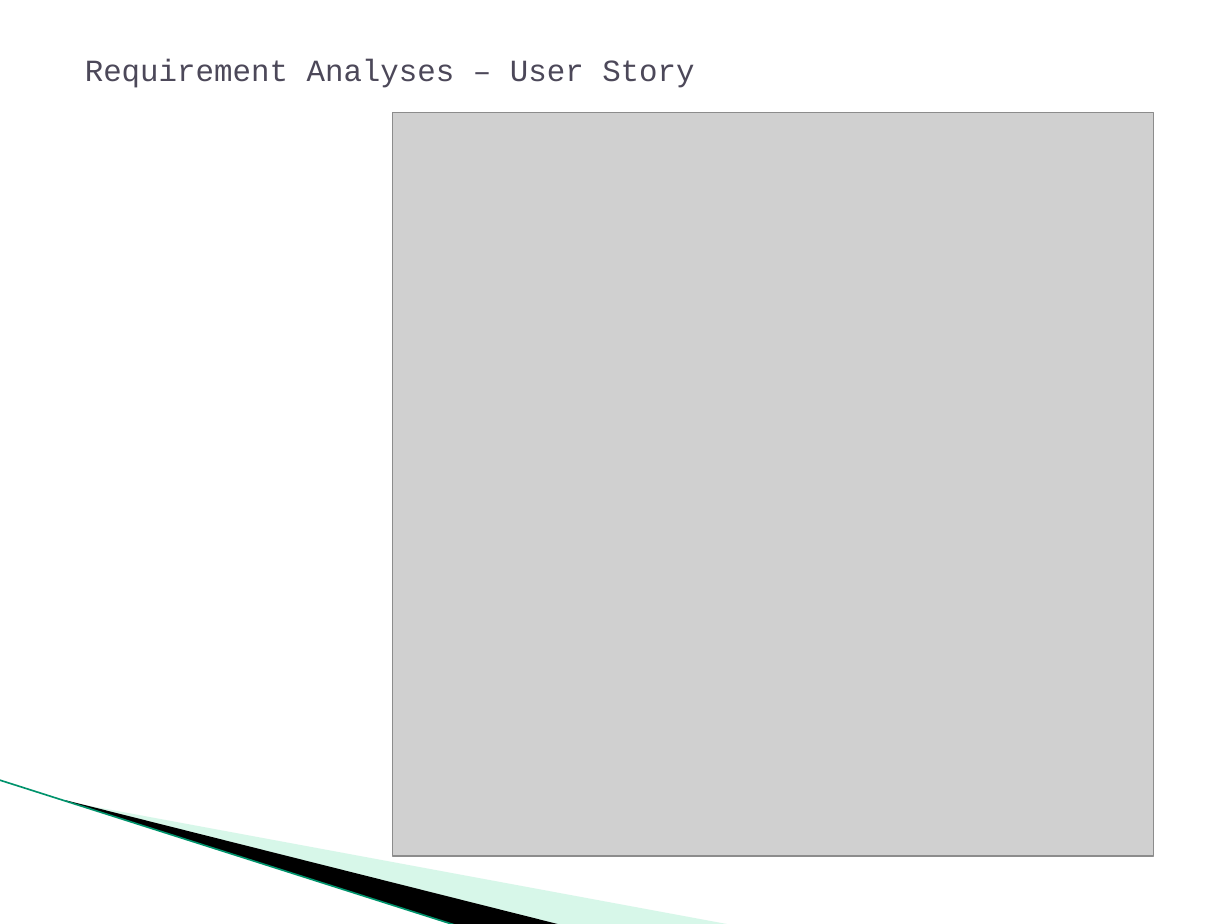
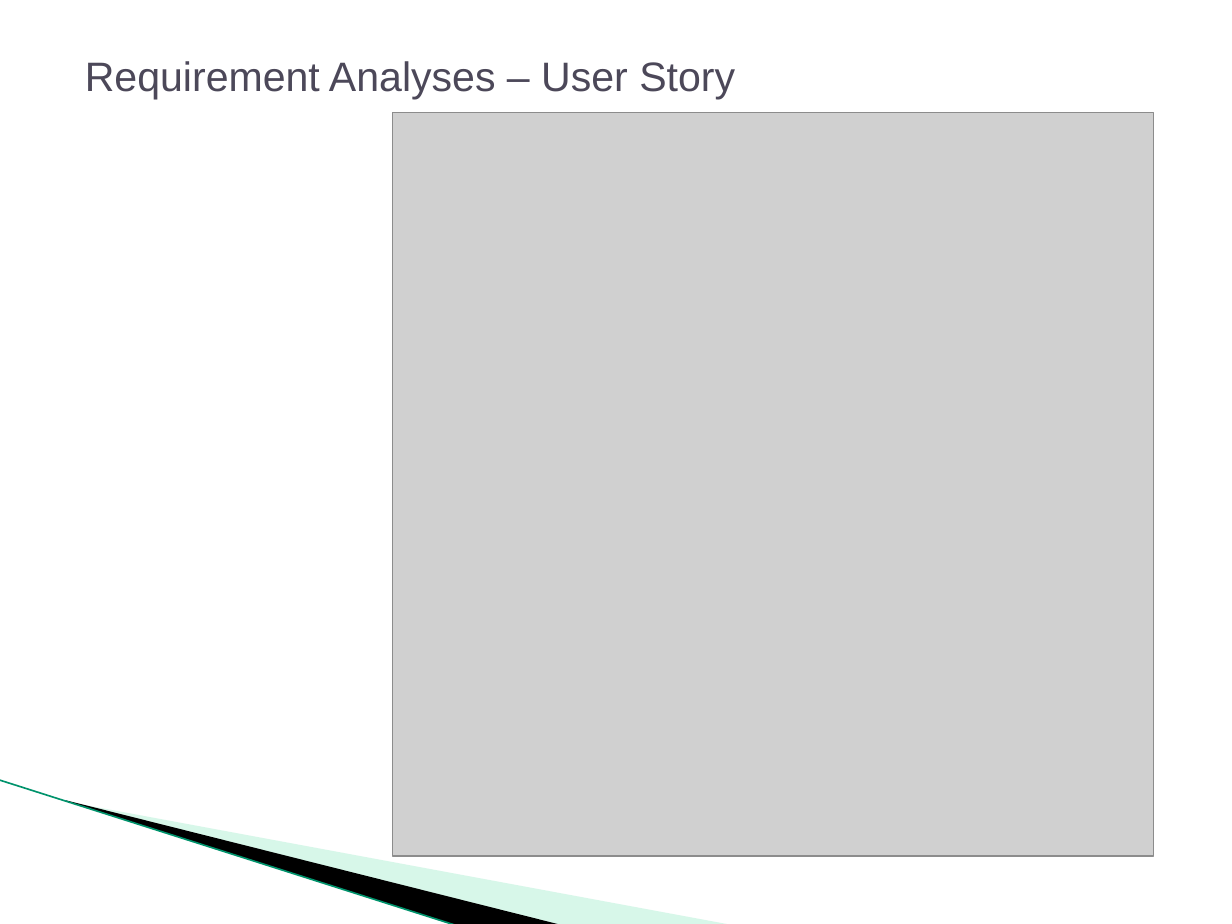
Before and after one commit to RichardAlmer/FullStack-Project, a slide deck: slide 7 of Presentation/Team-5_Project-Presentation.pptx. Drawn at 1232x924 pixels with LibreOffice and Linux fonts; fonts in the diff are those of the drawing; grey boxes stand for pictures; background and template pictures are left out. Boxes give left, top, right and bottom in pixels: in the first picture for what was removed or moved away, otherwise in the second. Text is boxed around its words. In the diff, an @@ line names an element or a change of style, - is before the commit and + after.

Commit message:
presentation pdf

```diff
--- a/Presentation/Team-5_Project-Presentation.pptx
+++ b/Presentation/Team-5_Project-Presentation.pptx
@@ text "Requirement Analyses – User Story" at [85,61,735,100]: size 18 to 24 pt, font Courier New to Arial @@
```
Also in this commit, not shown: 5 other slides changed, 1 other file.
